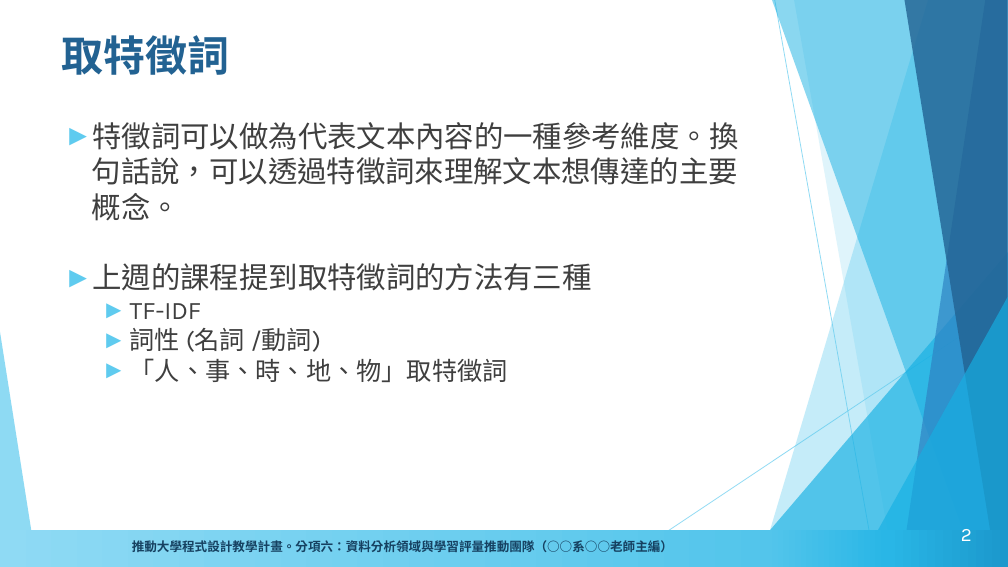
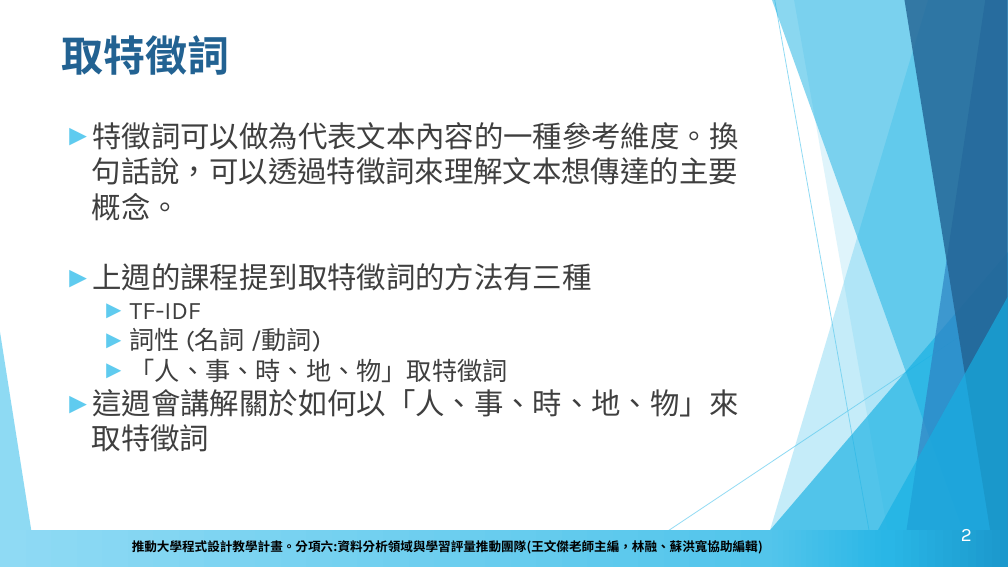
Before and after one commit to howardsukuan/textual-data-analysis-python, a slide deck: slide 2 of week03/文本分析與程式設計Week3.pptx. Drawn at 1008x567 pixels with LibreOffice and Linux fonts; fonts in the diff are those of the drawing; background and template pictures are left out. Boxes give left, top, right and bottom in pixels: in the first picture for what was removed or moved away, otherwise in the second. Text is boxed around its words. In the diff, an @@ line names an element or a change of style, - is before the commit and + after.

Commit message:
update

```diff
--- a/week03/文本分析與程式設計Week3.pptx
+++ b/week03/文本分析與程式設計Week3.pptx
@@ text at (92, 389, 739, 452): paragraph added @@
+► 這週會講解關於如何以「人、事、時、地、物」來取特徵詞
@@ text at (132, 538, 763, 555): text changed; font Karla to Noto Sans CJK SC; text colour #164161 to #000000 @@
-推動大學程式設計教學計畫。分項六：資料分析領域與學習評量推動團隊（○○系○○老師主編）
+推動大學程式設計教學計畫。分項六:資料分析領域與學習評量推動團隊(王文傑老師主編，林融、蘇洪寬協助編輯)
```
Also in this commit, not shown: 27 other slides changed.
